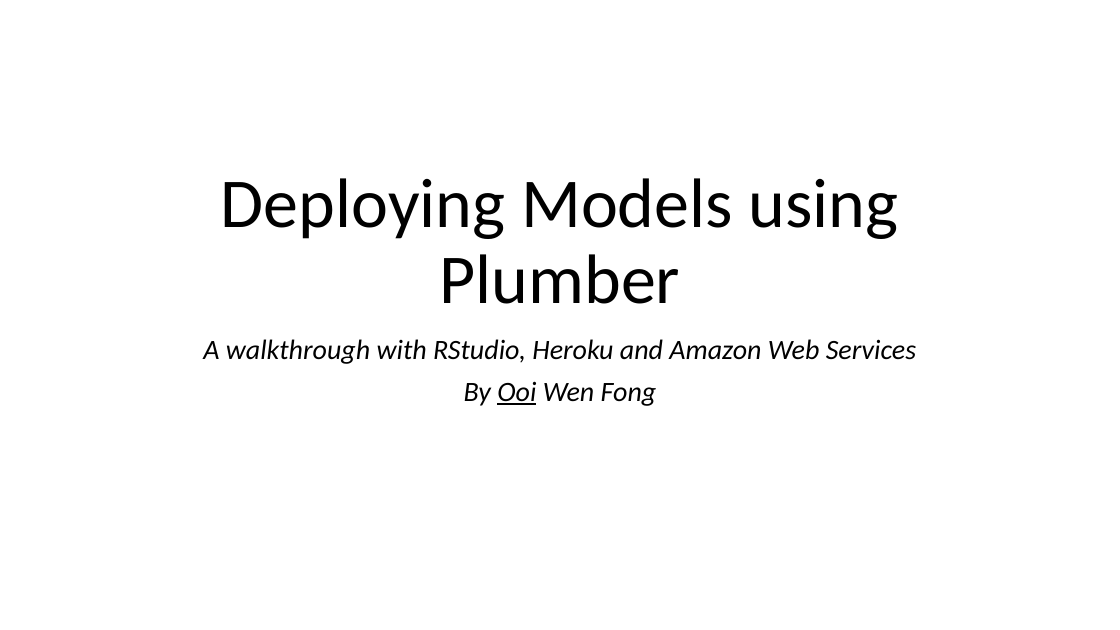
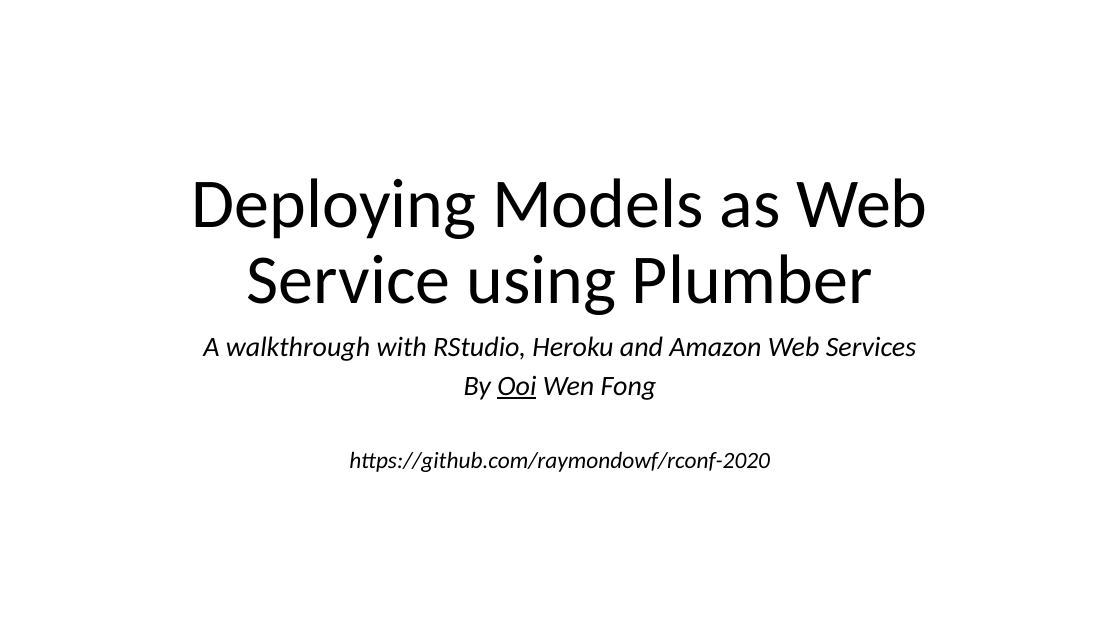
Before and after one commit to raymondowf/rconf-2020, a slide deck: slide 1 of slides.pptx. Drawn at 1120x630 pixels with LibreOffice and Linux fonts; fonts in the diff are those of the drawing; background and template pictures are left out. Boxes give left, top, right and bottom in pixels: in the first picture for what was removed or moved away, otherwise in the second. Text is boxed around its words. In the diff, an @@ line names an element or a change of style, - is before the commit and + after.

```diff
--- a/slides.pptx
+++ b/slides.pptx
@@ title at (192,178,927,315): text changed @@
-Deploying Models using Plumber
+Deploying Models as Web Service using Plumber
@@ subtitle at (203,336,916,400): line spacing 0.9 to 0.8 @@
@@ subtitle at (349,451,770,472): paragraph added @@
+https://github.com/raymondowf/rconf-2020
```
Also in this commit, not shown: 9 other slides changed, 1 slide added, 3 other files.
